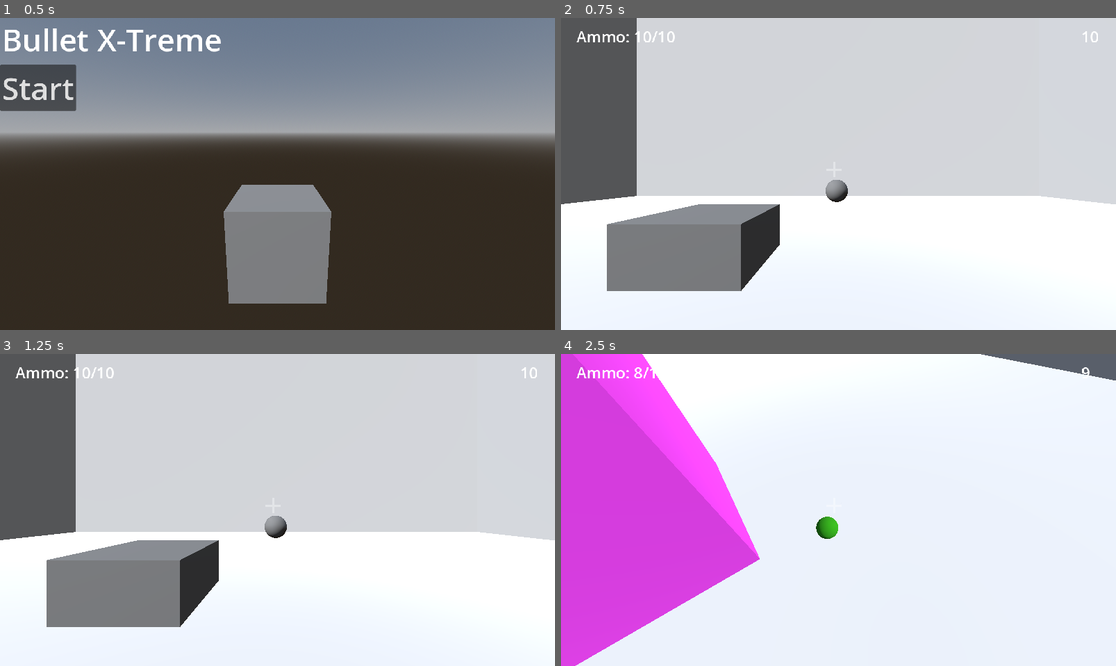
Above: before the commit, frames 1-4 (two rows, left to right).
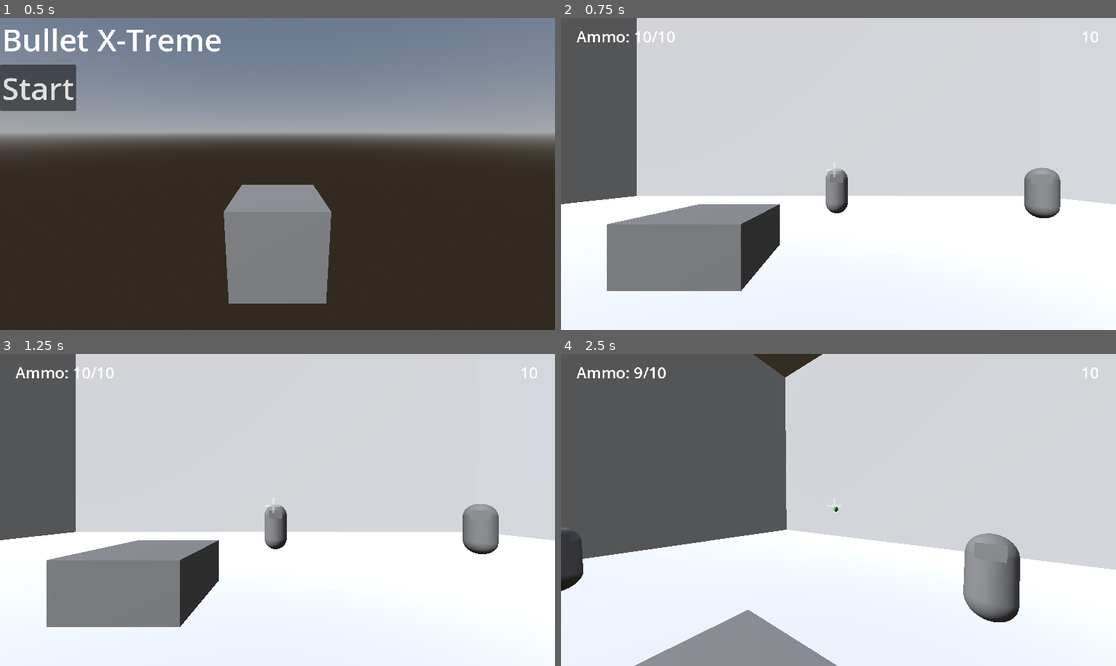
Above: after the commit, the same moments.

Repository: Piggo15/ten-game
Game: Godot game, scene res://Scenes/Start Scene/level_manager.tscn
Same seed, same stepped clock (60 frames per second), same inputs: the game is played once before the commit and once after it.
Inputs (mouse positions are in pixels of both pictures, inside the frame that each line leads up to):
- Up to frame 1 (0.5 s): no input
- Up to frame 2 (0.75 s): click "Start" at 0.5 s
- Up to frame 3 (1.25 s): no input
- Up to frame 4 (2.5 s): tap Enter at 1.25 s; move the mouse to (866, 510) at 1.27 s; hold W (forward) from 1.28 s (still down); click (866, 510) at 1.35 s; tap Space (jump) at 1.52, 1.55, 1.82, 2.1, 2.27 s; move the mouse to (810, 510) at 2.02 s; click (810, 510) at 2.3 s

Frame 1 is identical in both runs. In frame 2, 1.3% of the frame differs, in the area x 47-90%, y 47-65%; in frame 3, 1.3%; in frame 4, 75%, in the area x 0-100%, y 0-100%.

Commit message:
Homework 4/21
Want to pivot to one enemy for level 1, 2 for level 2 and so forth

Diff:
--- a/Prefab Scenes/enemy.tscn
+++ b/Prefab Scenes/enemy.tscn
@@ -1,11 +1,14 @@
-[gd_scene load_steps=5 format=3 uid="uid://dsu8u5prumqk2"]
+[gd_scene load_steps=7 format=3 uid="uid://dsu8u5prumqk2"]
 
 [ext_resource type="Script" uid="uid://djtgr63yjrlyl" path="res://Scripts/enemy.gd" id="1_it5v7"]
 [ext_resource type="AudioStream" uid="uid://bl3hua8sa1wgb" path="res://Audio/Sfx/Enemy_Death_Sfx.wav" id="2_6qdrn"]
+[ext_resource type="AudioStream" uid="uid://bhd31jntx8d2p" path="res://Audio/Sfx/Shoot_V2_Sfx.wav" id="3_fc2oc"]
 
-[sub_resource type="SphereShape3D" id="SphereShape3D_lg4xh"]
+[sub_resource type="CapsuleShape3D" id="CapsuleShape3D_6qdrn"]
 
-[sub_resource type="SphereMesh" id="SphereMesh_leg1u"]
+[sub_resource type="CapsuleMesh" id="CapsuleMesh_6qdrn"]
+
+[sub_resource type="BoxMesh" id="BoxMesh_6qdrn"]
 
 [node name="Enemy" type="Node3D"]
 script = ExtResource("1_it5v7")
@@ -15,12 +18,22 @@
 collision_mask = 4
 
 [node name="CollisionShape3D" type="CollisionShape3D" parent="Area3D"]
-shape = SubResource("SphereShape3D_lg4xh")
+shape = SubResource("CapsuleShape3D_6qdrn")
 
 [node name="MeshInstance3D" type="MeshInstance3D" parent="Area3D"]
-mesh = SubResource("SphereMesh_leg1u")
+mesh = SubResource("CapsuleMesh_6qdrn")
+
+[node name="MeshInstance3D2" type="MeshInstance3D" parent="Area3D"]
+transform = Transform3D(0.5489946, 0, 0, 0, 0.35407054, 0, 0, 0, 0.36787164, 0, 0.57216215, -0.3226524)
+mesh = SubResource("BoxMesh_6qdrn")
+
+[node name="ShootPoint" type="Node3D" parent="."]
+transform = Transform3D(1, 0, 0, 0, 1, 0, 0, 0, 1, 0, 0.5, -1)
 
 [node name="DeathSound" type="AudioStreamPlayer3D" parent="."]
 stream = ExtResource("2_6qdrn")
 
+[node name="ShootSound" type="AudioStreamPlayer3D" parent="."]
+stream = ExtResource("3_fc2oc")
+
 [connection signal="body_entered" from="Area3D" to="." method="_on_area_3d_body_entered"]
--- a/Prefab Scenes/enemy_bulllet.tscn
+++ b/Prefab Scenes/enemy_bulllet.tscn
@@ -15,8 +15,8 @@
 script = ExtResource("1_ibu63")
 
 [node name="RigidBody3D" type="RigidBody3D" parent="."]
-collision_layer = 4
-collision_mask = 10
+collision_layer = 16
+collision_mask = 8
 continuous_cd = true
 
 [node name="CollisionShape3D" type="CollisionShape3D" parent="RigidBody3D"]
--- a/Prefab Scenes/player.tscn
+++ b/Prefab Scenes/player.tscn
@@ -1,12 +1,15 @@
-[gd_scene load_steps=7 format=3 uid="uid://dlg6seov50do7"]
+[gd_scene load_steps=9 format=3 uid="uid://dlg6seov50do7"]
 
 [ext_resource type="Script" uid="uid://o4w4rkpe4e2p" path="res://Scripts/player.gd" id="1_6wh1l"]
 [ext_resource type="Script" uid="uid://ub0mij42ktyu" path="res://Scripts/shooter.gd" id="2_b6oax"]
-[ext_resource type="AudioStream" uid="uid://dyq53tnee1b22" path="res://Audio/Sfx/Shoot_Sfx.wav" id="3_5fgyy"]
 [ext_resource type="Texture2D" uid="uid://c4uigy5cg772" path="res://Textures/Crosshair.png" id="3_c2hg6"]
+[ext_resource type="AudioStream" uid="uid://bhd31jntx8d2p" path="res://Audio/Sfx/Shoot_V2_Sfx.wav" id="3_enq36"]
 [ext_resource type="AudioStream" uid="uid://rtmlxpjrhato" path="res://Audio/Sfx/Footstep_Sfx.wav" id="4_64qng"]
+[ext_resource type="AudioStream" uid="uid://ckfq3su1rdxxw" path="res://Audio/Sfx/Jump_Sfx.wav" id="5_enq36"]
 
 [sub_resource type="CapsuleShape3D" id="CapsuleShape3D_d7kb5"]
+
+[sub_resource type="CapsuleShape3D" id="CapsuleShape3D_3qky7"]
 
 [node name="CharacterBody3D" type="CharacterBody3D"]
 collision_mask = 8
@@ -15,11 +18,17 @@
 [node name="CollisionShape3D" type="CollisionShape3D" parent="."]
 shape = SubResource("CapsuleShape3D_d7kb5")
 
+[node name="Hurtbox" type="Area3D" parent="."]
+collision_mask = 16
+
+[node name="CollisionShape3D" type="CollisionShape3D" parent="Hurtbox"]
+shape = SubResource("CapsuleShape3D_3qky7")
+
 [node name="Shooter" type="Node3D" parent="."]
 script = ExtResource("2_b6oax")
 
 [node name="ShootSound" type="AudioStreamPlayer3D" parent="Shooter"]
-stream = ExtResource("3_5fgyy")
+stream = ExtResource("3_enq36")
 bus = &"Shooter"
 
 [node name="CameraPosition" type="Node3D" parent="."]
@@ -35,6 +44,9 @@
 [node name="FootstepSound" type="AudioStreamPlayer3D" parent="."]
 stream = ExtResource("4_64qng")
 bus = &"Footsteps"
+
+[node name="JumpSound" type="AudioStreamPlayer3D" parent="."]
+stream = ExtResource("5_enq36")
 
 [node name="Control" type="Control" parent="."]
 layout_mode = 3
@@ -70,3 +82,5 @@
 offset_bottom = 61.0
 theme_override_font_sizes/font_size = 32
 text = "Ammo: 10/10"
+
+[connection signal="body_entered" from="Hurtbox" to="." method="_on_hurtbox_body_entered"]
--- a/Prefab Scenes/timer.tscn
+++ b/Prefab Scenes/timer.tscn
@@ -1,6 +1,8 @@
-[gd_scene load_steps=2 format=3 uid="uid://if0b35trtwoh"]
+[gd_scene load_steps=4 format=3 uid="uid://if0b35trtwoh"]
 
 [ext_resource type="Script" uid="uid://dkqxdtqxbqxlu" path="res://timer.gd" id="1_vv58o"]
+[ext_resource type="AudioStream" uid="uid://darwutlvlx3re" path="res://Audio/Sfx/Timer_First_Five_Sfx.wav" id="2_7ixws"]
+[ext_resource type="AudioStream" uid="uid://du1j4rd6oeed0" path="res://Audio/Sfx/Timer_Last_Five_Sfx.wav" id="3_5suwe"]
 
 [node name="Timer" type="Node3D"]
 script = ExtResource("1_vv58o")
@@ -26,3 +28,9 @@
 grow_horizontal = 0
 theme_override_font_sizes/font_size = 32
 text = "10"
+
+[node name="FirstFivePlayer" type="AudioStreamPlayer3D" parent="."]
+stream = ExtResource("2_7ixws")
+
+[node name="SecondFivePlayer" type="AudioStreamPlayer3D" parent="."]
+stream = ExtResource("3_5suwe")
--- a/Scenes/level_1.tscn
+++ b/Scenes/level_1.tscn
@@ -29,6 +29,7 @@
 transform = Transform3D(0.71721476, 0.47654918, -0.50843275, 0, 0.7296135, 0.68385977, 0.6968522, -0.4904743, 0.52328956, 0, 0, 0)
 
 [node name="CharacterBody3D" parent="." instance=ExtResource("1_vk57k")]
+unique_name_in_owner = true
 transform = Transform3D(1, 0, 0, 0, 1, 0, 0, 0, 1, 0, 1, 0)
 
 [node name="Boxes" type="Node3D" parent="."]
@@ -74,4 +75,10 @@
 [node name="Enemy" parent="." instance=ExtResource("2_8ffim")]
 transform = Transform3D(1, 0, 0, 0, 1, 0, 0, 0, 1, 0, 1, -9)
 
+[node name="Enemy2" parent="." instance=ExtResource("2_8ffim")]
+transform = Transform3D(1, 0, 0, 0, 1, 0, 0, 0, 1, -10.849155, 1, -2.9962883)
+
+[node name="Enemy3" parent="." instance=ExtResource("2_8ffim")]
+transform = Transform3D(1, 0, 0, 0, 1, 0, 0, 0, 1, 8.150845, 1, -7.9962883)
+
 [node name="Timer" parent="." instance=ExtResource("3_xfk5q")]
--- a/Scripts/bulllet.gd
+++ b/Scripts/bulllet.gd
@@ -1,7 +1,9 @@
 extends Node3D
 
 var time_active = 0
-var despawn_time = 10
+var despawn_time = 3
+
+@onready var rb = $RigidBody3D
 
 func _ready() -> void:
 	pass # Replace with function body.
--- a/Scripts/enemy.gd
+++ b/Scripts/enemy.gd
@@ -2,8 +2,38 @@
 
 @onready var area_3D = $Area3D
 @onready var death_sfx = $DeathSound
+@onready var shoot_sfx = $ShootSound
+@onready var bullet_spawn_position = $ShootPoint
 
+var bullet_scene = preload("res://Prefab Scenes/enemy_bulllet.tscn")
+var is_alive = true
+
+@export var shoot_cooldown = 2.0
+@export var shoot_timer = 1.0
+@export var additional_random_time_mult = 0.5
+@export var shooter_force = 60
+
+# for hurt box
 func _on_area_3d_body_entered(body: Node3D) -> void:
 	area_3D.queue_free()
 	body.queue_free()
 	death_sfx.play()
+	is_alive = false
+
+func _process(delta: float) -> void:
+
+	if !is_alive:
+		return
+
+	look_at(%CharacterBody3D.global_position, Vector3.UP)
+
+	shoot_timer -= delta
+	if shoot_timer <= 0:
+		var bullet = bullet_scene.instantiate()
+		get_parent().add_child(bullet)
+		bullet.position = bullet_spawn_position.global_position
+		var rb = bullet.get_child(0)
+		rb.apply_central_impulse(-bullet_spawn_position.global_transform.basis.z * shooter_force)
+		shoot_timer = shoot_cooldown + (randf() * additional_random_time_mult)
+		shoot_sfx.pitch_scale = randf_range(0.9, 1.2)
+		shoot_sfx.play()
--- a/Scripts/player.gd
+++ b/Scripts/player.gd
@@ -12,10 +12,13 @@
 
 var speed = walk_speed
 var bob_t = 0.0
+var land_sound_ready = false
 
 @onready var camera = $CameraPosition/Camera3D
 @onready var camera_position = $CameraPosition
 @onready var footstep_sfx = $FootstepSound
+@onready var jump_sfx = $JumpSound
+@onready var level_manager = get_tree().current_scene
 
 func _ready() -> void:
 	Input.set_mouse_mode(Input.MOUSE_MODE_CAPTURED)
@@ -34,8 +37,17 @@
 		velocity += get_gravity() * delta
 
 	# Handle jump.
+	if is_on_floor() and land_sound_ready:
+		land_sound_ready = false
+		# just re using footstep sound for landing for now
+		footstep_sfx.pitch_scale = randf_range(0.9, 1.2)
+		footstep_sfx.play()
+
 	if Input.is_action_just_pressed("jump") and is_on_floor():
 		velocity.y = jump_velocity
+		jump_sfx.pitch_scale = randf_range(0.9, 1.2)
+		jump_sfx.play()
+		land_sound_ready = true
 
 	# Handle sprint
 
@@ -90,3 +102,7 @@
 		footstep_sound_ready = false
 	elif pos_y > 0:
 		footstep_sound_ready = true
+
+func _on_hurtbox_body_entered(_body: Node3D) -> void:
+	#replace with actual death screen maybe
+	level_manager.load_scene(level_manager.current_loaded_scene_id)
--- a/Scripts/shooter.gd
+++ b/Scripts/shooter.gd
@@ -2,7 +2,7 @@
 
 var bullet_scene = preload("res://Prefab Scenes/bulllet.tscn")
 
-@export var shooter_force = 30
+@export var shooter_force = 60
 @export var ammo_amount = 10
 
 @onready var bullet_spawn_position = $"../CameraPosition/Camera3D/BulletSpawnPosition"
--- a/timer.gd
+++ b/timer.gd
@@ -4,6 +4,10 @@
 
 @onready var display_label = $Control/DisplayLabel
 @onready var level_manager = get_tree().current_scene
+@onready var first_five_sfx = $FirstFivePlayer
+@onready var second_five_sfx = $SecondFivePlayer
+
+var int_time = int(timer)
 
 # Called every frame. 'delta' is the elapsed time since the previous frame.
 func _process(delta: float) -> void:
@@ -13,3 +17,12 @@
 	# TEMP, replace with death screen
 	if timer <= 0:
 		level_manager.load_scene(level_manager.current_loaded_scene_id)
+
+	if int_time == (int(timer) + 1):
+
+		if int_time > 5:
+			first_five_sfx.play()
+		else:
+			second_five_sfx.play()
+
+		int_time -= 1
